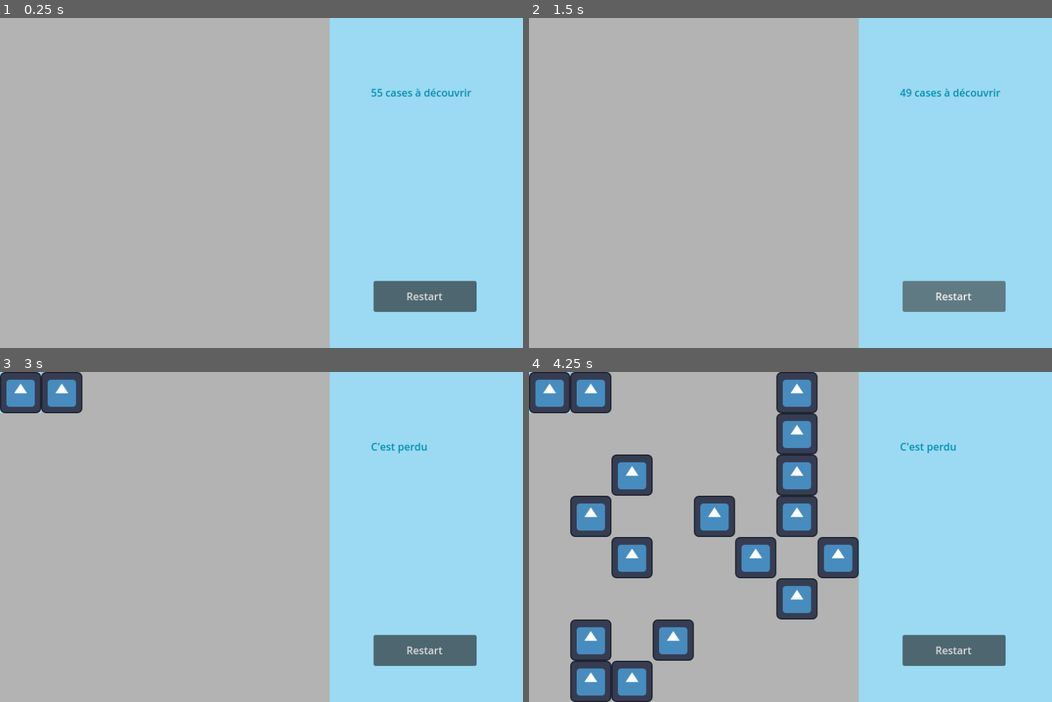
Above: before the commit, frames 1-4 (two rows, left to right).
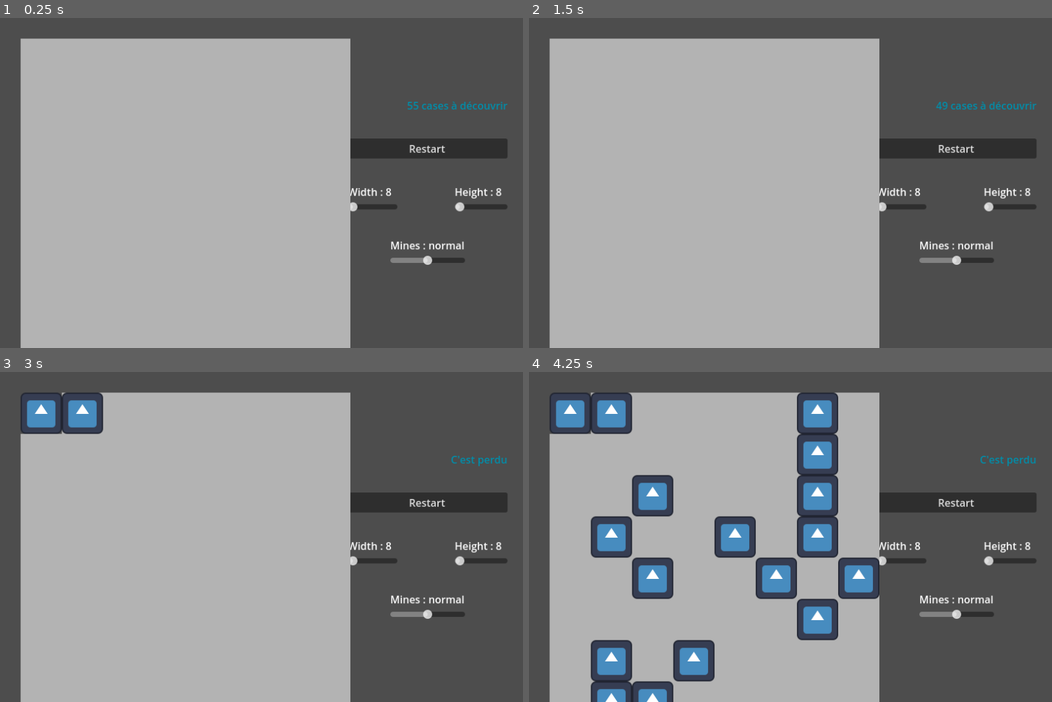
Above: after the commit, the same moments.

Repository: 314R-Salles/demineurGd
Game: Godot game, scene res://scene/game.tscn
Same seed, same stepped clock (60 frames per second), same inputs: the game is played once before the commit and once after it. The engine's default icon, where the game draws it, is replaced by a stand-in: a white triangle on a blue panel in a dark square.
Inputs (mouse positions are in pixels of both pictures, inside the frame that each line leads up to):
- Up to frame 1 (0.25 s): no input
- Up to frame 2 (1.5 s): click "Restart" at 0.5 s; click "Restart" at 1.25 s
- Up to frame 3 (3 s): click "Restart" at 2 s; click (20, 391) at 2.77 s
- Up to frame 4 (4.25 s): click (675, 682) at 3.52 s

The runs differ from the first frame. In frame 1, 45% of the frame differs, in the area x 0-100%, y 0-100%; in frame 2, 45%; in frame 3, 46%; in frame 4, 66%.

Commit message:
Ajout state persistent pour avoir des réglages

Diff:
--- /dev/null
+++ b/electric.gdshader
@@ -0,0 +1,20 @@
+shader_type canvas_item;
+
+uniform vec4 background_color  = vec4( 0.0, 0.0, 0.0, 1.0 );
+uniform vec4 line_color = vec4( 0.0, 1.0, 1.0, 1.0 );
+uniform float line_freq = 9.56;
+uniform float height = 0.6;
+uniform float speed = 0.8;
+uniform vec2 scale = vec2( 2.0, 16.0 );
+
+void fragment( )
+{
+	vec2 uv = UV * scale;
+	float shift = cos( floor( uv.y ) );
+	uv.x += shift;
+
+	float freq = clamp( cos( uv.x * line_freq ) * 3.0, 0.0, 1.0 ) * height;
+	float line = 1.0 - clamp( abs( freq - mod( uv.y, 1.0 ) ) * 11.0, 0.0, 1.0 );
+
+	COLOR = mix( background_color, line_color, line * mod( uv.x - TIME * speed * abs( shift ), 1.0 ) /*  * mod( TIME + shift, 1.0 ) */ );
+}
--- a/project.godot
+++ b/project.godot
@@ -15,11 +15,15 @@
 config/features=PackedStringArray("4.2", "Forward Plus")
 config/icon="res://assets/icon.svg"
 
+[autoload]
+
+Settings="*res://scene/settings.tscn"
+
 [display]
 
 window/size/viewport_width=812
 window/size/viewport_height=512
-window/size/resizable=false
+window/stretch/aspect="expand"
 
 [input]
 
--- a/scene/game.tscn
+++ b/scene/game.tscn
@@ -1,34 +1,114 @@
-[gd_scene load_steps=3 format=3 uid="uid://bbyjfrr3pro64"]
+[gd_scene load_steps=4 format=3 uid="uid://bbyjfrr3pro64"]
 
 [ext_resource type="Script" path="res://scripts/GameManager.gd" id="1_7skut"]
-[ext_resource type="PackedScene" uid="uid://ierjj6q4gwaj" path="res://scene/game_manager.tscn" id="1_rh6g5"]
+[ext_resource type="Shader" path="res://electric.gdshader" id="2_o6cjo"]
 
-[node name="Game" type="Node2D"]
+[sub_resource type="ShaderMaterial" id="ShaderMaterial_t1ner"]
+resource_local_to_scene = true
+shader = ExtResource("2_o6cjo")
+shader_parameter/background_color = Vector4(0, 0, 0, 1)
+shader_parameter/line_color = Vector4(0, 1, 1, 1)
+shader_parameter/line_freq = 9.56
+shader_parameter/height = 0.6
+shader_parameter/speed = 0.8
+shader_parameter/scale = Vector2(1, 30)
+
+[node name="Game" type="Node"]
 script = ExtResource("1_7skut")
 
-[node name="GameManager" parent="." instance=ExtResource("1_rh6g5")]
+[node name="interface" type="Control" parent="."]
+material = SubResource("ShaderMaterial_t1ner")
+layout_mode = 3
+anchors_preset = 15
+anchor_right = 1.0
+anchor_bottom = 1.0
+grow_horizontal = 2
+grow_vertical = 2
+
+[node name="VBoxContainer" type="VBoxContainer" parent="interface"]
+layout_mode = 1
+anchors_preset = 6
+anchor_left = 1.0
+anchor_top = 0.5
+anchor_right = 1.0
+anchor_bottom = 0.5
+offset_left = -272.0
+offset_top = -52.0
+offset_right = -24.0
+offset_bottom = 48.0
+grow_horizontal = 0
+grow_vertical = 2
+theme_override_constants/separation = 40
+
+[node name="instructionLabel" type="Label" parent="interface/VBoxContainer"]
 unique_name_in_owner = true
+layout_mode = 2
+theme_override_colors/font_color = Color(0, 0.559209, 0.673191, 1)
+text = "Nombre de mines"
+horizontal_alignment = 2
+vertical_alignment = 2
 
-[node name="ColorRect" type="ColorRect" parent="."]
-offset_right = 840.0
-offset_bottom = 512.0
-color = Color(0.607843, 0.854902, 0.94902, 1)
-metadata/_edit_lock_ = true
-
-[node name="Restart" type="Button" parent="."]
+[node name="Restart" type="Button" parent="interface/VBoxContainer"]
 unique_name_in_owner = true
-offset_left = 580.0
-offset_top = 408.0
-offset_right = 740.0
-offset_bottom = 456.0
+layout_mode = 2
 text = "Restart"
 
-[node name="instructionLabel" type="Label" parent="."]
-offset_left = 576.0
-offset_top = 104.0
-offset_right = 792.0
-offset_bottom = 127.0
-theme_override_colors/font_color = Color(0, 0.559209, 0.673191, 1)
-text = "Nombre de mines"
+[node name="HBoxContainer" type="HBoxContainer" parent="interface/VBoxContainer"]
+layout_mode = 2
+size_flags_stretch_ratio = 0.0
 
-[connection signal="pressed" from="Restart" to="." method="_on_restart_pressed"]
+[node name="WidthSetting" type="VBoxContainer" parent="interface/VBoxContainer/HBoxContainer"]
+layout_mode = 2
+
+[node name="WidthLabel" type="Label" parent="interface/VBoxContainer/HBoxContainer/WidthSetting"]
+unique_name_in_owner = true
+layout_mode = 2
+text = "Width : X "
+
+[node name="WidthSlider" type="HSlider" parent="interface/VBoxContainer/HBoxContainer/WidthSetting"]
+unique_name_in_owner = true
+layout_mode = 2
+min_value = 8.0
+max_value = 12.0
+value = 8.0
+tick_count = 1
+ticks_on_borders = true
+
+[node name="HeightSetting" type="VBoxContainer" parent="interface/VBoxContainer/HBoxContainer"]
+layout_mode = 2
+size_flags_horizontal = 10
+
+[node name="HeightLabel" type="Label" parent="interface/VBoxContainer/HBoxContainer/HeightSetting"]
+unique_name_in_owner = true
+layout_mode = 2
+text = "Height : X "
+
+[node name="heightSlider" type="HSlider" parent="interface/VBoxContainer/HBoxContainer/HeightSetting"]
+unique_name_in_owner = true
+layout_mode = 2
+min_value = 8.0
+max_value = 12.0
+value = 8.0
+tick_count = 1
+ticks_on_borders = true
+
+[node name="MineThresholdSetting" type="VBoxContainer" parent="interface/VBoxContainer"]
+layout_mode = 2
+size_flags_horizontal = 4
+
+[node name="ThresholdLabel" type="Label" parent="interface/VBoxContainer/MineThresholdSetting"]
+unique_name_in_owner = true
+layout_mode = 2
+text = "Mines : a few  "
+
+[node name="ThresholdSlider" type="HSlider" parent="interface/VBoxContainer/MineThresholdSetting"]
+unique_name_in_owner = true
+layout_mode = 2
+max_value = 4.0
+tick_count = 1
+ticks_on_borders = true
+
+[connection signal="pressed" from="interface/VBoxContainer/Restart" to="." method="_on_restart_pressed"]
+[connection signal="value_changed" from="interface/VBoxContainer/HBoxContainer/WidthSetting/WidthSlider" to="." method="_on_width_slider_value_changed"]
+[connection signal="value_changed" from="interface/VBoxContainer/HBoxContainer/HeightSetting/heightSlider" to="." method="_on_height_slider_value_changed"]
+[connection signal="value_changed" from="interface/VBoxContainer/MineThresholdSetting/ThresholdSlider" to="." method="_on_thresholdt_slider_value_changed"]
--- a/scene/game_manager.tscn
+++ /dev/null
@@ -1,3 +0,0 @@
-[gd_scene format=3 uid="uid://ierjj6q4gwaj"]
-
-[node name="Node" type="Node"]
--- /dev/null
+++ b/scene/settings.tscn
@@ -0,0 +1,6 @@
+[gd_scene load_steps=2 format=3 uid="uid://c2xyed6axpxh"]
+
+[ext_resource type="Script" path="res://scripts/settings.gd" id="1_x3to2"]
+
+[node name="settings" type="Node"]
+script = ExtResource("1_x3to2")
--- a/scripts/GameManager.gd
+++ b/scripts/GameManager.gd
@@ -1,35 +1,56 @@
 extends Node
 
-@export var width = 8
-@export var height = 8
-@export var x_start = 0
-@export var y_start = 0
+@export var x_start = 32
+@export var y_start = 32
 @export var offset = 64
 
-@onready var instruction_label = $instructionLabel
+@onready var instruction_label = %instructionLabel
 @onready var restart = %Restart
 
-var totalTiles = 64
+@onready var width_label = %WidthLabel
+@onready var height_label = %HeightLabel
+
+@onready var width_slider = %WidthSlider
+@onready var height_slider = %heightSlider
+
+@onready var threshold_label = %ThresholdLabel
+@onready var threshold_slider = %ThresholdSlider
+
+
 var totalMines = 0
-
-@export var mine_threshold = 0.8
+var totalTiles = 0
 
 var all_tiles = [];
 
 var defaultTile =  preload("res://scene/case.tscn");
 
 func _ready():
+	width_slider.value = Settings.width_tiles
+	height_slider.value = Settings.height_tiles
+
+	width_label.text = setSliderLabel("Width", Settings.width_tiles)
+	height_label.text = setSliderLabel("Height", Settings.height_tiles)
+
+	threshold_slider.value = threshold_to_slider(Settings.mine_threshold)
+	threshold_label.text = setSliderLabel("Mines", Settings.mine_threshold)
+
+# on ne manipule les var définies via @export que dans le ready, sinon utilise valeur par défaut
+	totalTiles = Settings.width_tiles * Settings.height_tiles
+	print(totalTiles)
+# Le +1 pour des offsets / le 300 pour l'UI à droite
+	DisplayServer.window_set_size(Vector2i((Settings.width_tiles+1)*64+300, (Settings.height_tiles+1)*64))
 	randomize();
 	all_tiles= make_2d_array();
 	init_bombs();
 	instruction_label.text = str(totalTiles - totalMines) + " cases à découvrir"
 
 
+# trick "habituel" du width et height +2 pour pouvoir sommer les cases autour meme sur les bords
 func make_2d_array():
 	var array  = []
-	for i in width+2:
+	for i in Settings.width_tiles+2:
 		array.append([]);
-		for j in height+2:
+		for j in Settings.height_tiles+2:
 			array[i].append(null);
 	return array;
 
@@ -41,25 +62,24 @@
 		totalTiles-=1
 		if totalTiles - totalMines == 0:
 			instruction_label.text = "C'est gagné"
-			for i in range(1,width+1):
-				for j in range(1,width+1):
+			for i in range(1, Settings.width_tiles+1):
+				for j in range(1, Settings.height_tiles+1):
 					all_tiles[i][j].disableButton()
 		else:
 			instruction_label.text = str(totalTiles - totalMines) +  " cases à découvrir"
-
 
 		if neighboors == 0:
 			revealAround(tile.pos.x, tile.pos.y)
 	else:
 		tile.setPicture()
 		instruction_label.text = "C'est perdu"
-		for r in range(1,2*width):
+		for r in range(1,2*max(Settings.width_tiles, Settings.height_tiles)):
 			await get_tree().create_timer(0.05).timeout
 			for i in range(-r,r):
 				for j in range(-r,r):
 					if (abs(i) + abs(j) <= r
-					&& tile.pos.x+ i > 0 && tile.pos.x+ i <9
-					&& tile.pos.y+ j > 0 && tile.pos.y+ j <9
+					&& tile.pos.x+ i > 0 && tile.pos.x+ i < Settings.width_tiles+1
+					&& tile.pos.y+ j > 0 && tile.pos.y+ j < Settings.height_tiles+1
 					&& !all_tiles[tile.pos.x+ i][tile.pos.y +j].revealed) :
 						all_tiles[tile.pos.x+ i][tile.pos.y +j].disableButton()
 						#pour pas loop plusieurs fois sur la meme case (meme si ça dérange pas)
@@ -80,9 +100,9 @@
 		all_tiles[x][y].texture_button.emit_signal("pressed")
 
 func init_bombs():
-	for i in range(1,width+1):
-		for j in range(1,height+1):
-			var boom = randf()>mine_threshold;
+	for i in range(1,Settings.width_tiles+1):
+		for j in range(1,Settings.height_tiles+1):
+			var boom = randf()> Settings.mine_threshold;
 			var piece  = defaultTile.instantiate()
 			piece.pos = Vector2(i,j)
 			if (boom) :
@@ -115,3 +135,63 @@
 
 func _on_restart_pressed():
 	get_tree().reload_current_scene();
+
+
+func _on_width_slider_value_changed(value):
+	Settings.width_tiles = value
+	width_label.text = setSliderLabel("Width",value)
+
+func _on_height_slider_value_changed(value):
+	Settings.height_tiles = value
+	height_label.text = setSliderLabel("Height",value)
+
+
+func setSliderLabel(type, value):
+	print(str(value))
+	var res = type + " : "
+	if type == "Mines":
+		match value:
+			0.90:
+				res+= "a few"
+			0.85:
+				res+= "a bit more"
+			0.80:
+				res+= "normal"
+			0.75:
+				res+= "a lot"
+			0.70:
+				res+= "even more"
+	else :
+		res += str(value)
+		if value<10:
+			res +="  "
+	return res
+
+
+func _on_thresholdt_slider_value_changed(value):
+	print(value)
+	match value:
+		0.:
+			Settings.mine_threshold = 0.90
+		1.:
+			Settings.mine_threshold = 0.85
+		2.:
+			Settings.mine_threshold = 0.80
+		3.:
+			Settings.mine_threshold = 0.75
+		4.:
+			Settings.mine_threshold = 0.70
+	threshold_label.text = setSliderLabel("Mines", Settings.mine_threshold)
+
+func threshold_to_slider(value):
+	match value:
+		0.90:
+			return 0
+		0.85:
+			return 1
+		0.80:
+			return 2
+		0.75:
+			return 3
+		0.70:
+			return 4
--- /dev/null
+++ b/scripts/settings.gd
@@ -0,0 +1,8 @@
+extends Node
+
+# initial size
+@export var width_tiles = 8
+@export var height_tiles = 8
+
+# 20% chance a tile is a bomb
+@export var mine_threshold = 0.80
